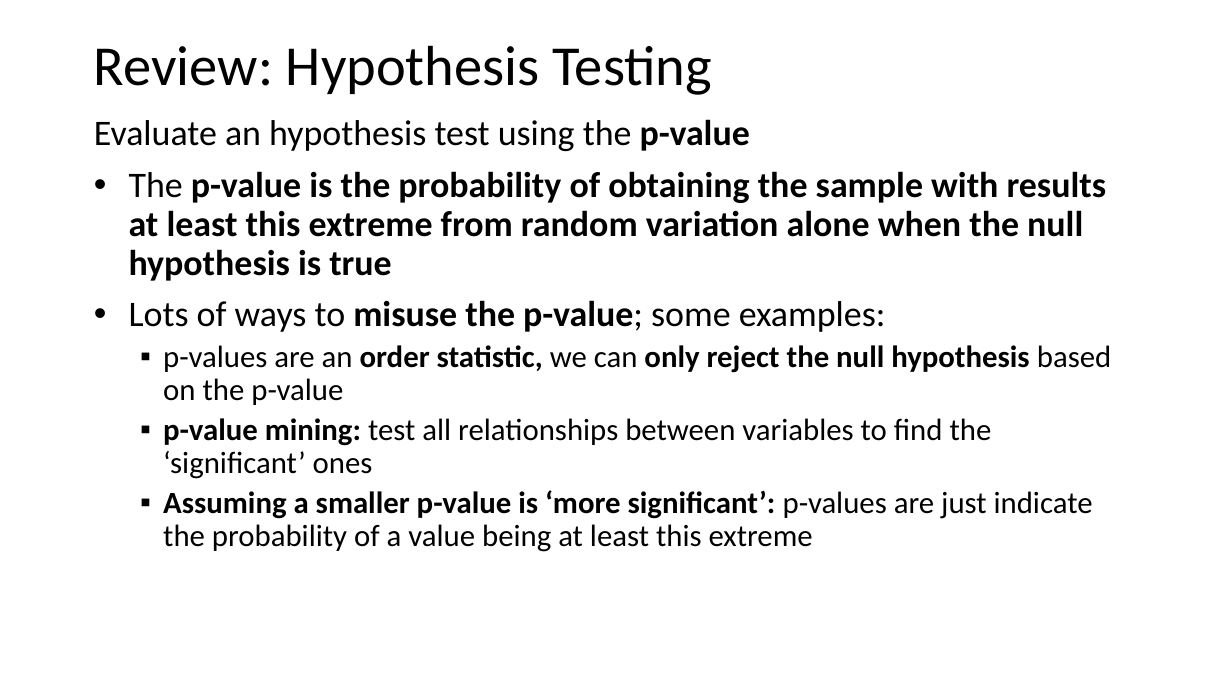
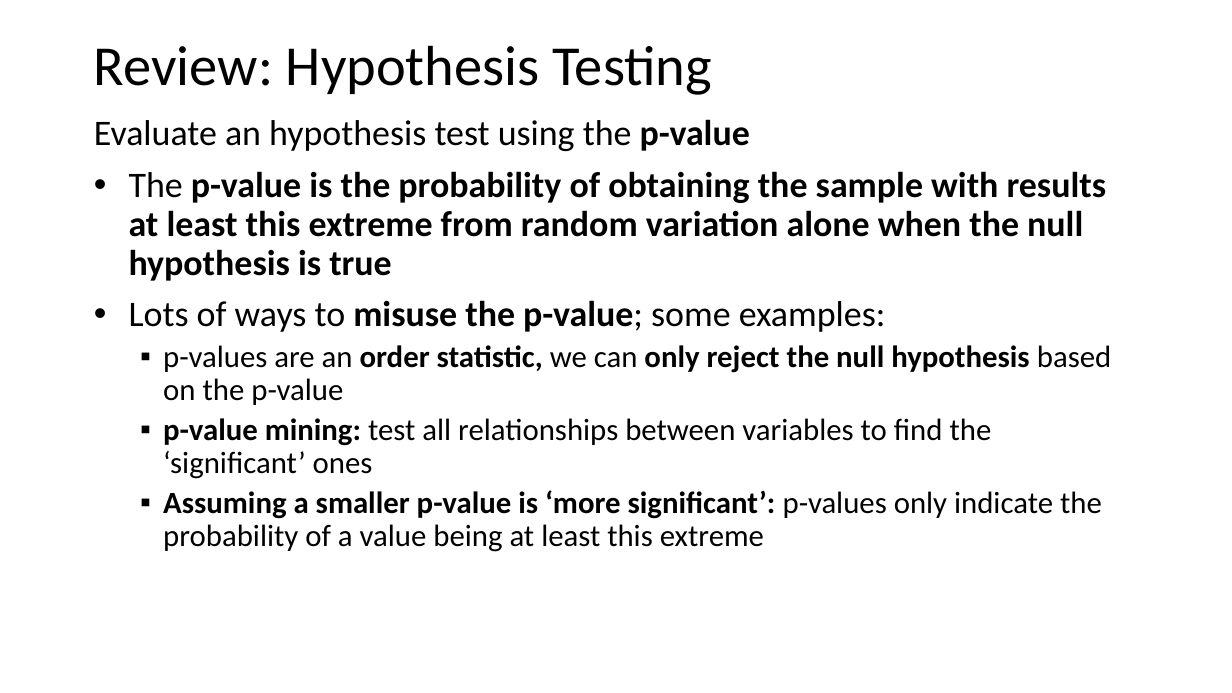
Before and after one commit to tenevian/Harvard-SSP-Data-Mining, a slide deck: slide 49 of slides/1_Introduction.pptx. Drawn at 1232x693 pixels with LibreOffice and Linux fonts; fonts in the diff are those of the drawing. Boxes give left, top, right and bottom in pixels: in the first picture for what was removed or moved away, otherwise in the second. Text is boxed around its words. In the diff, an @@ line names an element or a change of style, - is before the commit and + after.

Commit message:
Minor corrections to slides

```diff
--- a/slides/1_Introduction.pptx
+++ b/slides/1_Introduction.pptx
@@ text at (163, 490, 1102, 552): text changed @@
-  ▪ Assuming a smaller p-value is ‘more significant’: p-values are just indicate the probability of a value being at least this extreme
+  ▪ Assuming a smaller p-value is ‘more significant’: p-values only indicate the probability of a value being at least this extreme
```
